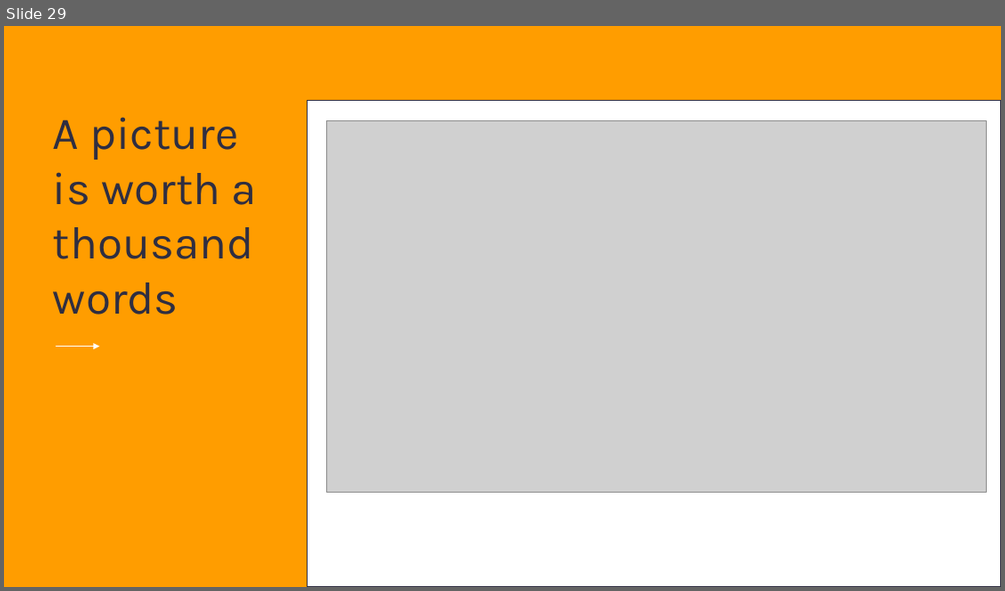
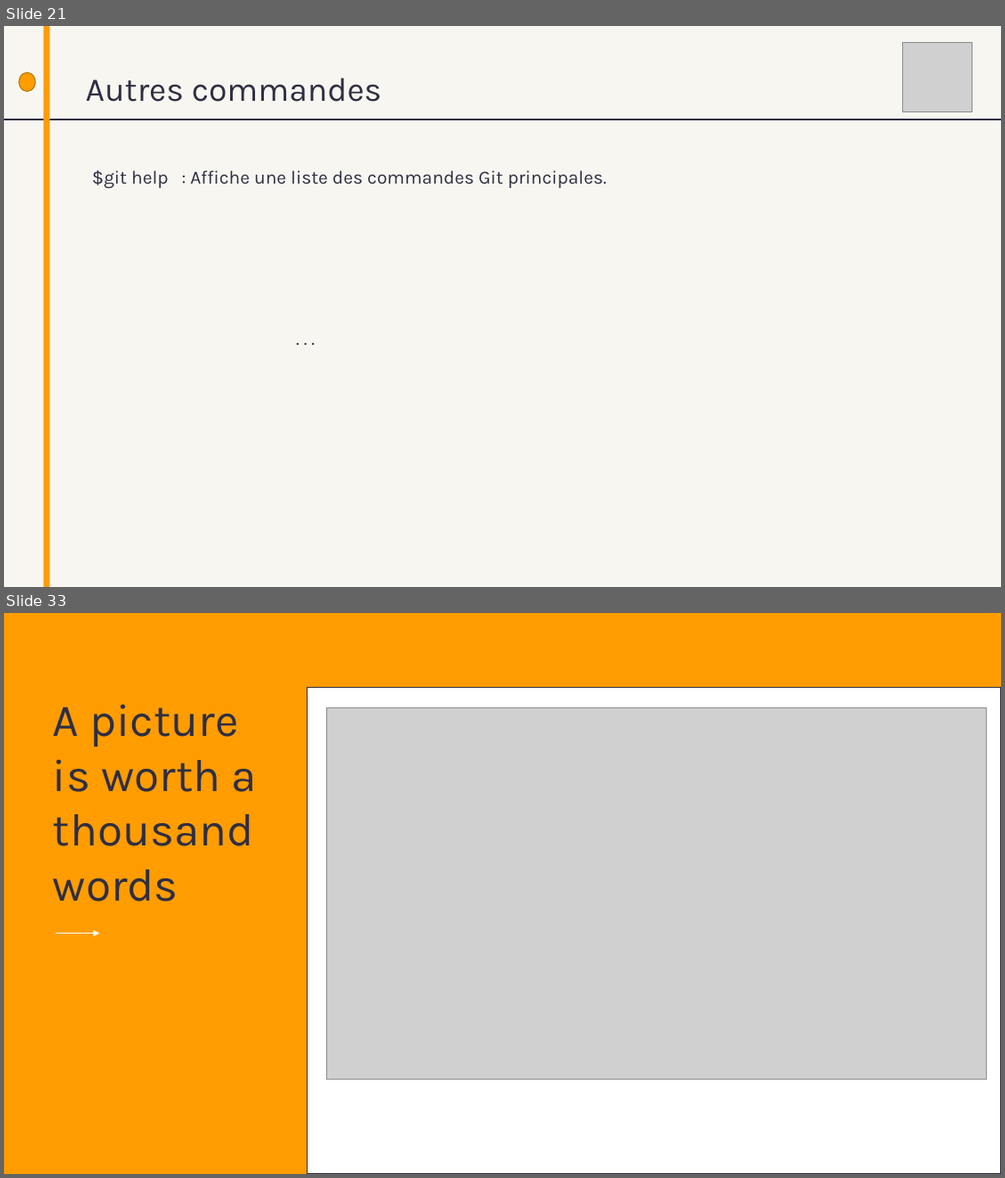
Before and after one commit to AbdessamadAbdaoui/Presentation_Git, a slide deck: presentation_Git.pptx. Shown one above the other, each under a label of ours: slide 29 before the commit, slides 21 and 33 after it; the slides between them are not shown. The pictures are 1005x591 and 1005x1178 pixels, drawn with LibreOffice and Linux fonts; fonts in the diff are those of the drawing; grey boxes stand for pictures. Boxes give left, top, right and bottom in pixels: in the first picture for what was removed or moved away, otherwise in the second. Text is boxed around its words. In the diff, an @@ line names an element or a change of style, - is before the commit and + after.

```diff
--- a/presentation_Git.pptx
+++ b/presentation_Git.pptx
@@ slide 21 added at [4, 26, 1001, 587], background #F7F6F1 @@
@@ rectangle added at [44, 26, 49, 587], fill #FF9D00 @@
@@ picture added at [902, 42, 971, 112] @@
@@ ellipse added at [19, 72, 35, 91], fill #FF9D00, outline #BF7600 1 pt @@
@@ text added at [86, 78, 381, 102], 32 pt, text #2F2E41 @@
+Autres commandes
@@ rectangle added at [902, 97, 917, 100], fill #FF9D00 @@
@@ line added from (4, 119) to (1001, 119), #2F2E41 1 pt @@
@@ text added at [92, 170, 607, 188], 18 pt, text #2F2E41 @@
+$git help : Affiche une liste des commandes Git principales.
@@ text added at [289, 323, 662, 353], 18 pt, text #2F2E41 @@
+. . .
@@ what was slide 29 is now slide 33 @@
```
Also in this commit, not shown: 1 slide changed, 29 other slides added, 26 slides removed.
